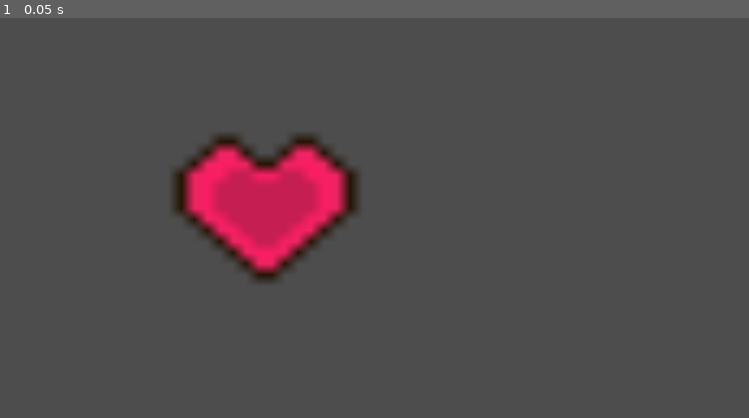
Above: before the commit, frame 1.
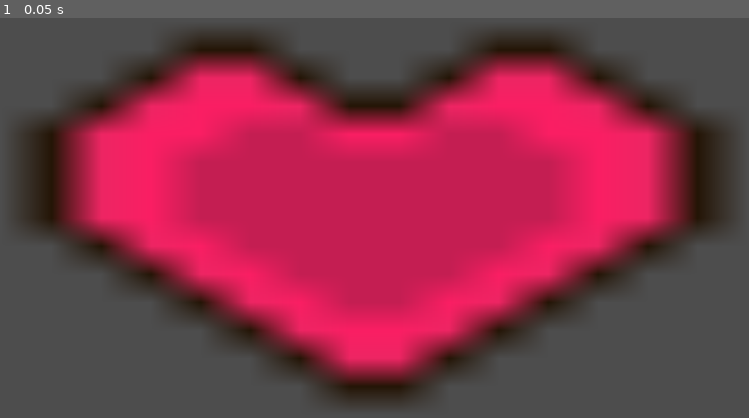
Above: after the commit, the same moment.

Repository: dellocky/Aplatformer
Game: Godot game, scene res://scenes/main.tscn
Two runs of this game, one before a commit and one after it. Both use one fixed random seed, a clock stepped at 60 frames per second and the inputs below.
Inputs:
- Up to frame 1 (0.05 s): no input

The runs differ from the first frame. In frame 1, 58% of the frame differs, in the area x 2-98%, y 3-97%.

Commit message:
main scene changes 	modified:   scenes/main.tscn fr fr this time I made the heart bigger and added a 2nd one, ong ong bro no cap

Diff:
--- a/scenes/main.tscn
+++ b/scenes/main.tscn
@@ -3,6 +3,10 @@
 [ext_resource type="Texture2D" uid="uid://47dn8f5ah8r0" path="res://pictures/Heart.png" id="1_yrwjy"]
 
 [node name="Heart" type="Sprite2D"]
-position = Vector2(422, 326)
-scale = Vector2(18.6875, 16)
+position = Vector2(579.125, 328)
+scale = Vector2(71.6094, 40.4375)
 texture = ExtResource("1_yrwjy")
+
+[node name="Heart" type="Sprite2D" parent="."]
+position = Vector2(16.0855, 0.370943)
+texture = ExtResource("1_yrwjy")
